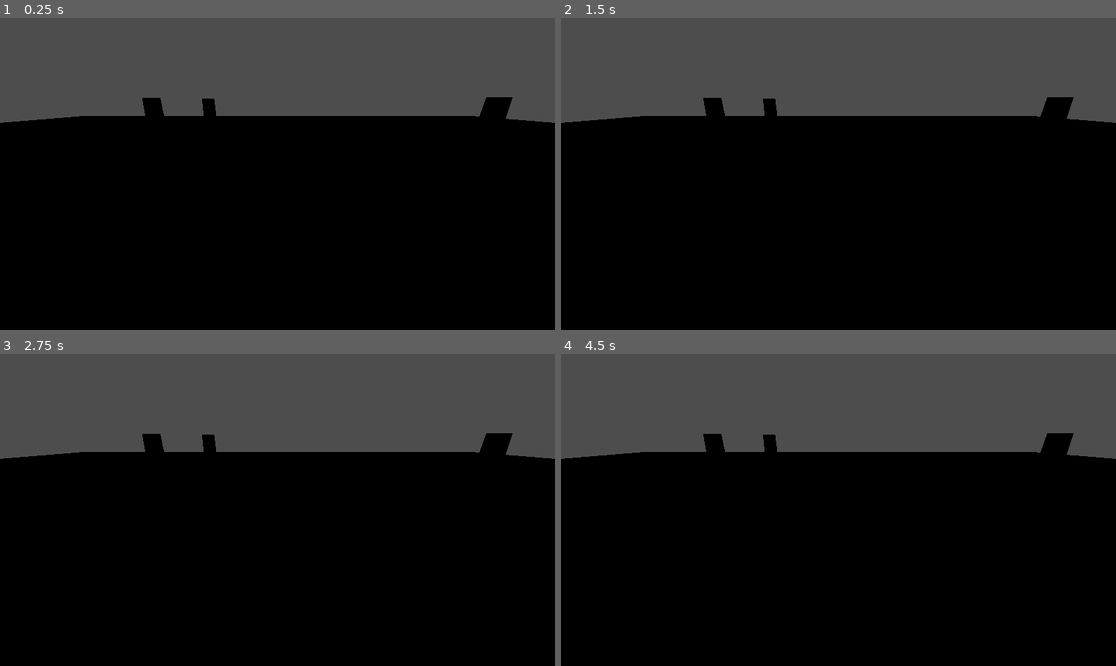
Above: before the commit, frames 1-4 (two rows, left to right).
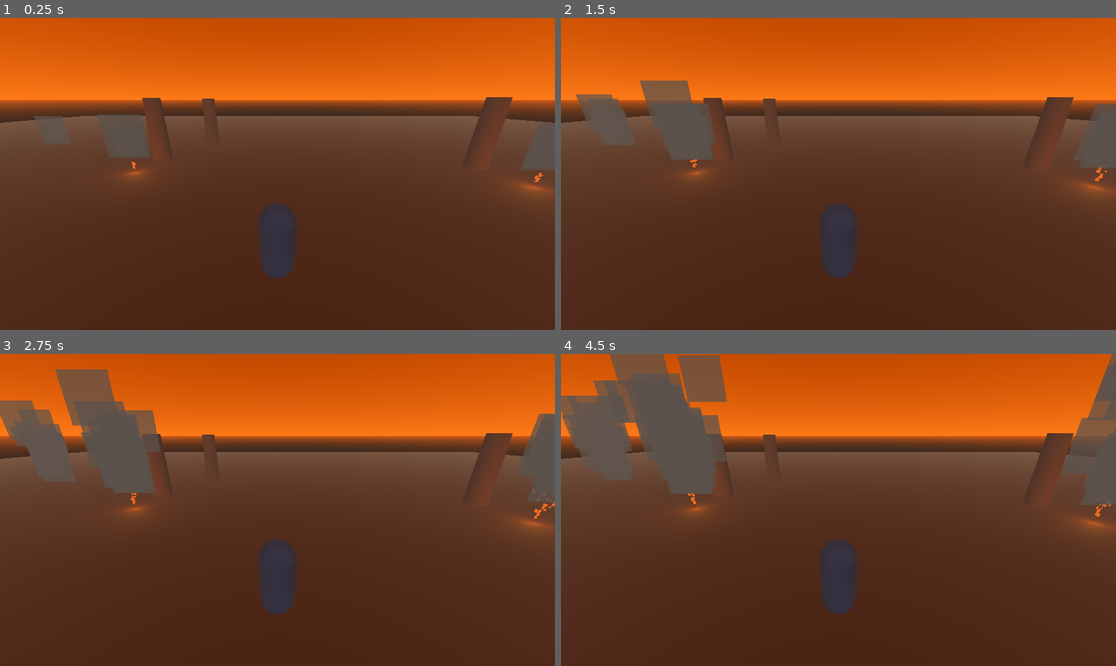
Above: after the commit, the same moments.

Repository: salomo07/SikTiTu
Game: Godot game, scene res://scenes/main/main.tscn
The game is run twice, just before and just after one commit, with the same random seed, the same clock (stepped at 60 frames per second) and the same inputs.
Inputs (mouse positions are in pixels of both pictures, inside the frame that each line leads up to):
- Up to frame 1 (0.25 s): no input
- Up to frame 2 (1.5 s): tap Enter at 0.5 s; move the mouse to (960, 158) at 0.52 s; hold Right (duel_right) 0.53-1.25 s; tap Down (duel_crouch) at 0.6 s; click (960, 158) at 0.67 s; tap Up (duel_jump) at 0.77 s; drag from (727, 189) to (810, 236) at 1.27 s
- Up to frame 3 (2.75 s): move the mouse to (333, 441) at 2.02 s; hold Right (duel_right) from 2.03 s (still down); tap Alt at 2.1 s
- Up to frame 4 (4.5 s): release Right (duel_right) at 2.75 s; drag from (810, 572) to (672, 463) at 2.77 s; move the mouse to (1005, 556) at 3.52 s; hold Left (duel_left) 3.53-4.25 s; tap Down (duel_crouch) at 3.6 s; tap Up (duel_jump) at 3.77 s; drag from (672, 463) to (755, 432) at 4.27 s

The runs differ from the first frame. In frame 1, 100% of the frame differs, in the area x 0-100%, y 0-100%; in frame 2, 99%; in frame 3, 97%; in frame 4, 95%.

Commit message:
feat: add burning-sky atmosphere to forest_level (fire, smoke, orange sky, dim lighting)

Diff:
--- a/scenes/exploration/forest_level.tscn
+++ b/scenes/exploration/forest_level.tscn
@@ -1,6 +1,27 @@
-[gd_scene load_steps=7 format=3]
+[gd_scene load_steps=13 format=3]
 
 [ext_resource type="PackedScene" path="res://scenes/exploration/player_3d.tscn" id="1"]
+[ext_resource type="Script" path="res://scripts/exploration/forest_level_config.gd" id="2"]
+[ext_resource type="PackedScene" path="res://scenes/exploration/effects/fire_effect.tscn" id="3"]
+[ext_resource type="PackedScene" path="res://scenes/exploration/effects/smoke_effect.tscn" id="4"]
+
+[sub_resource type="ProceduralSkyMaterial" id="ProceduralSkyMaterial_1"]
+sky_top_color = Color(0.7019, 0.2275, 0, 1)
+sky_horizon_color = Color(1, 0.4784, 0.102, 1)
+ground_bottom_color = Color(0.1686, 0.1412, 0.1255, 1)
+ground_horizon_color = Color(0.8196, 0.349, 0.102, 1)
+
+[sub_resource type="Sky" id="Sky_1"]
+sky_material = SubResource("ProceduralSkyMaterial_1")
+
+[sub_resource type="Environment" id="Environment_1"]
+background_mode = 2
+sky = SubResource("Sky_1")
+ambient_light_source = 3
+ambient_light_energy = 0.6
+fog_enabled = true
+fog_light_color = Color(0.5412, 0.4196, 0.3333, 1)
+fog_density = 0.015
 
 [sub_resource type="BoxShape3D" id="BoxShape3D_ground"]
 size = Vector3(100, 1, 100)
@@ -24,6 +45,55 @@
 albedo_color = Color(0.3, 0.18, 0.08, 1)
 
 [node name="ForestLevel" type="Node3D"]
+script = ExtResource("2")
+
+[node name="Environment" type="WorldEnvironment" parent="."]
+environment = SubResource("Environment_1")
+
+[node name="SunLight" type="DirectionalLight3D" parent="."]
+transform = Transform3D(1, 0, 0, 0, 0.819152, 0.573576, 0, -0.573576, 0.819152, 0, 10, 0)
+light_color = Color(1, 0.6471, 0.349, 1)
+light_energy = 0.7
+
+[node name="FirePoints" type="Node3D" parent="."]
+
+[node name="FirePoint1" parent="FirePoints" instance=ExtResource("3")]
+transform = Transform3D(1, 0, 0, 0, 1, 0, 0, 0, 1, 8, 0.3, 5)
+
+[node name="FirePoint2" parent="FirePoints" instance=ExtResource("3")]
+transform = Transform3D(1, 0, 0, 0, 1, 0, 0, 0, 1, -10, 0.3, 3)
+
+[node name="FirePoint3" parent="FirePoints" instance=ExtResource("3")]
+transform = Transform3D(1, 0, 0, 0, 1, 0, 0, 0, 1, 12, 0.3, -5)
+
+[node name="FirePoint4" parent="FirePoints" instance=ExtResource("3")]
+transform = Transform3D(1, 0, 0, 0, 1, 0, 0, 0, 1, -8, 0.3, -7)
+
+[node name="FirePoint5" parent="FirePoints" instance=ExtResource("3")]
+transform = Transform3D(1, 0, 0, 0, 1, 0, 0, 0, 1, 15, 0.3, -1)
+
+[node name="SmokePoints" type="Node3D" parent="."]
+
+[node name="SmokePoint1" parent="SmokePoints" instance=ExtResource("4")]
+transform = Transform3D(1, 0, 0, 0, 1, 0, 0, 0, 1, 8, 1.8, 5)
+
+[node name="SmokePoint2" parent="SmokePoints" instance=ExtResource("4")]
+transform = Transform3D(1, 0, 0, 0, 1, 0, 0, 0, 1, -10, 1.8, 3)
+
+[node name="SmokePoint3" parent="SmokePoints" instance=ExtResource("4")]
+transform = Transform3D(1, 0, 0, 0, 1, 0, 0, 0, 1, 12, 1.8, -5)
+
+[node name="SmokePoint4" parent="SmokePoints" instance=ExtResource("4")]
+transform = Transform3D(1, 0, 0, 0, 1, 0, 0, 0, 1, -8, 1.8, -7)
+
+[node name="SmokePoint5" parent="SmokePoints" instance=ExtResource("4")]
+transform = Transform3D(1, 0, 0, 0, 1, 0, 0, 0, 1, 15, 1.8, -1)
+
+[node name="SmokeAmbient1" parent="SmokePoints" instance=ExtResource("4")]
+transform = Transform3D(1, 0, 0, 0, 1, 0, 0, 0, 1, -15, 1.8, -10)
+
+[node name="SmokeAmbient2" parent="SmokePoints" instance=ExtResource("4")]
+transform = Transform3D(1, 0, 0, 0, 1, 0, 0, 0, 1, 2, 1.8, 18)
 
 [node name="Ground" type="StaticBody3D" parent="."]
 transform = Transform3D(1, 0, 0, 0, 1, 0, 0, 0, 1, 0, -0.5, 0)
--- /dev/null
+++ b/scripts/exploration/forest_level_config.gd
@@ -0,0 +1,4 @@
+extends Node3D
+
+const MAX_FIRE_POINTS := 5
+const MAX_ANIMALS := 4
